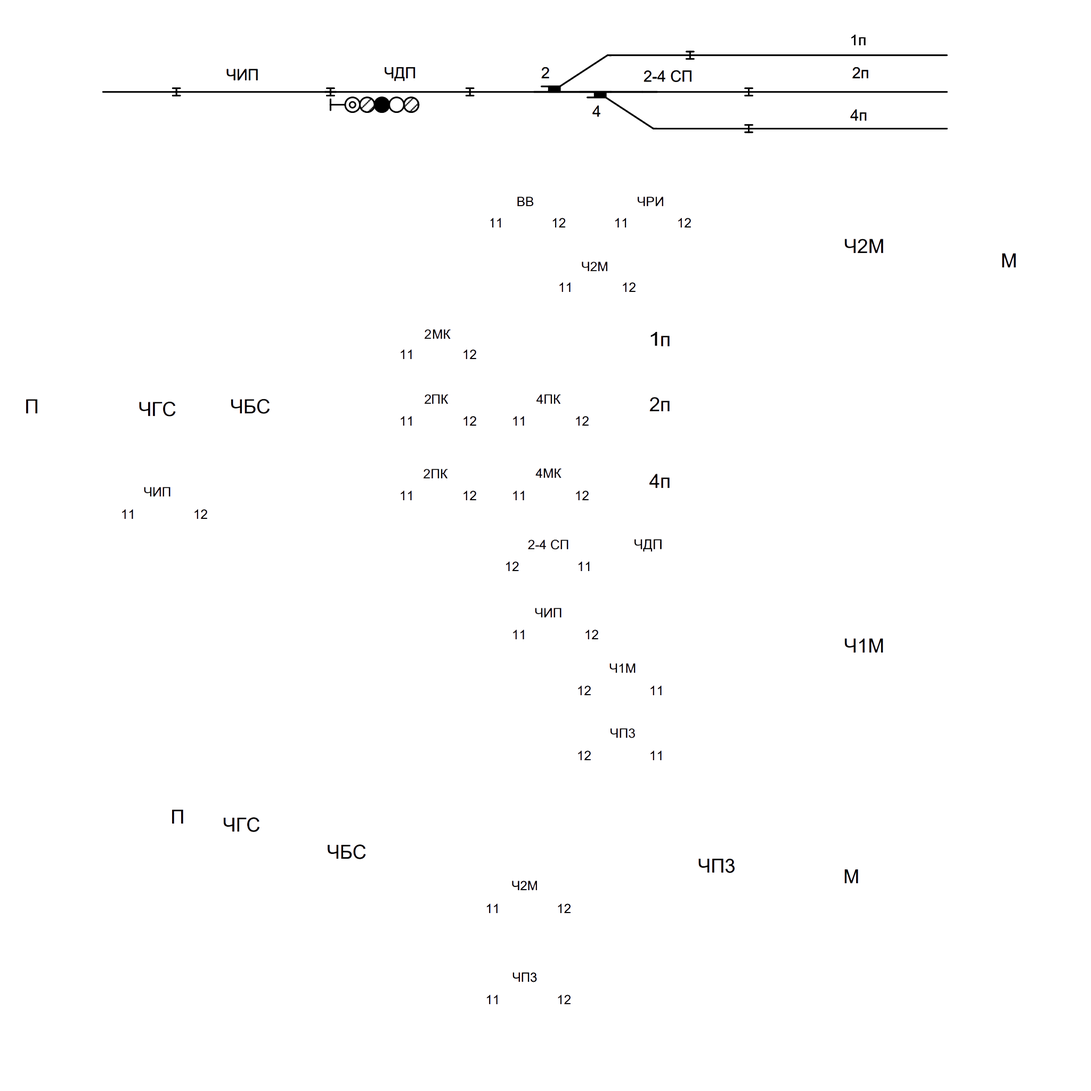
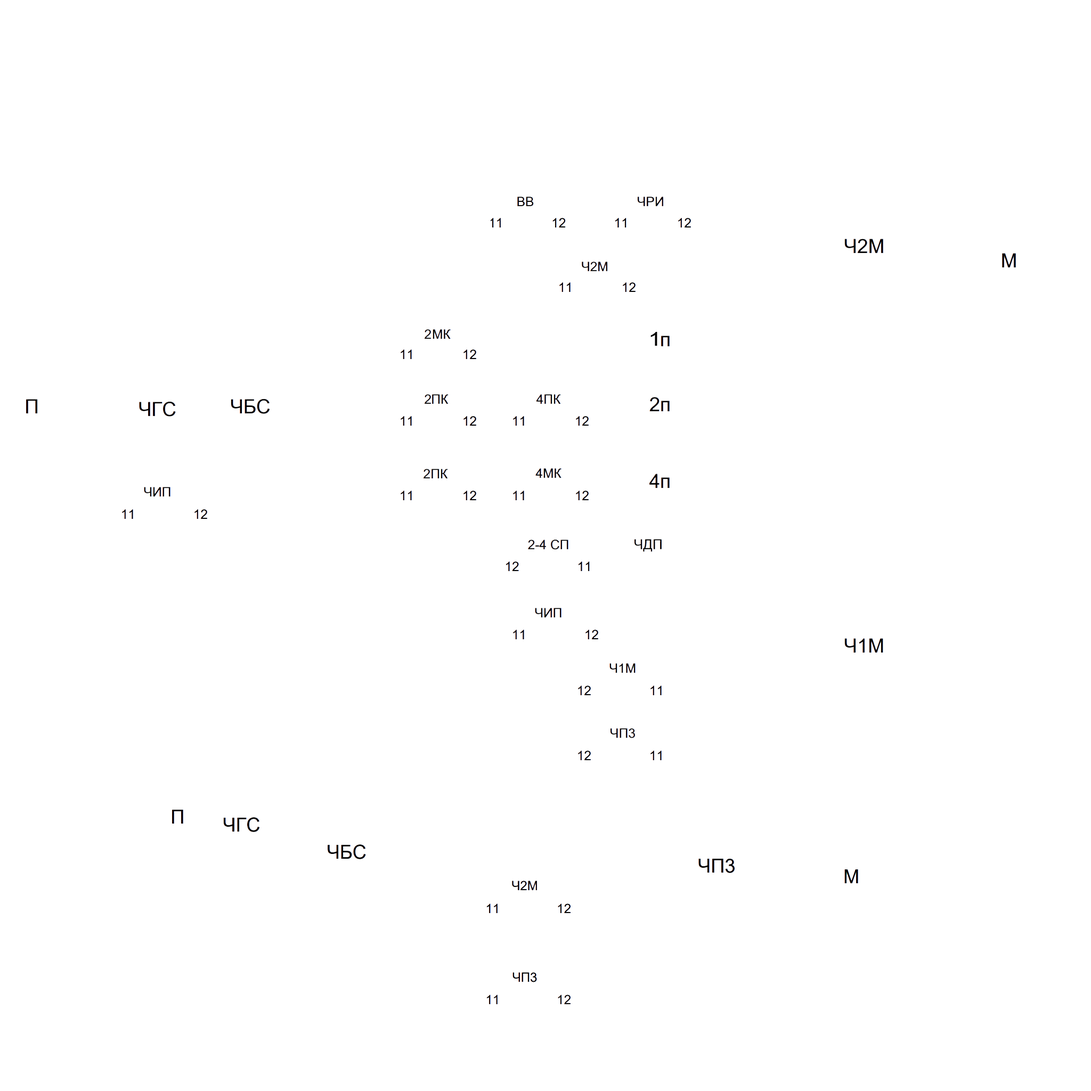
The second 1091×1091 image is a revision of the first. Changes to its layers:
renamed "station" to "Слой 1", hid it, painted on it over [102, 34, 949, 134]
